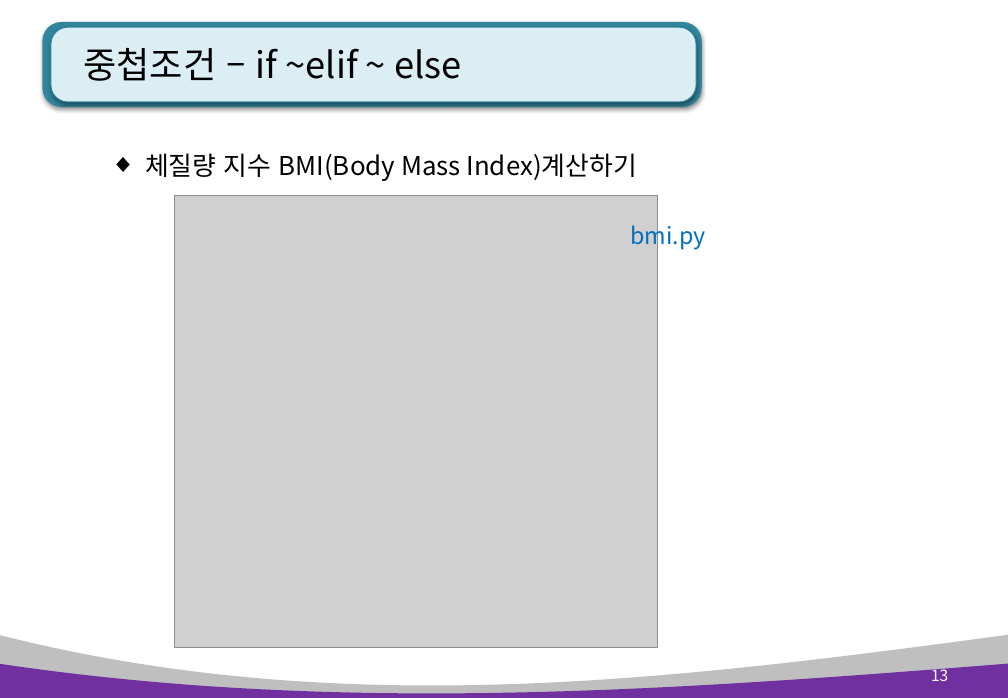
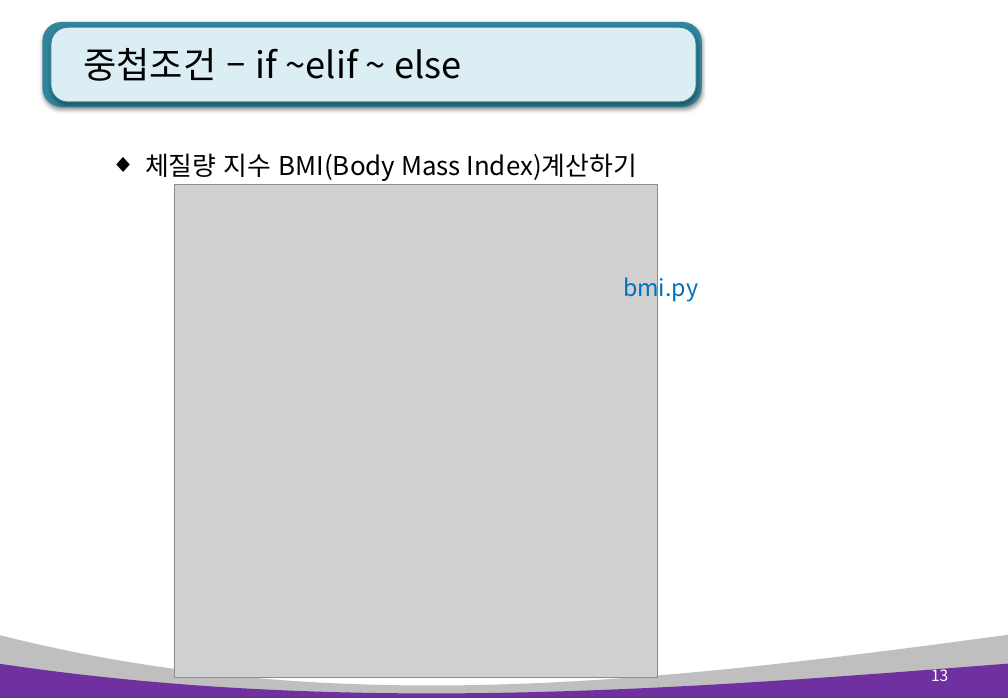
Before and after one commit to kiyongee2/green_project_web, a slide deck: slide 13 of python_ppt/Python 3장. 제어문(조건, 반복).pptx. Drawn at 1008x698 pixels with LibreOffice and Linux fonts; fonts in the diff are those of the drawing; grey boxes stand for pictures. Boxes give left, top, right and bottom in pixels: in the first picture for what was removed or moved away, otherwise in the second. Text is boxed around its words. In the diff, an @@ line names an element or a change of style, - is before the commit and + after.

```diff
--- a/python_ppt/Python 3장. 제어문(조건, 반복).pptx
+++ b/python_ppt/Python 3장. 제어문(조건, 반복).pptx
@@ picture: place and size @@
-picture at <box>174,195,658,648</box>
+picture at <box>174,184,658,678</box>
@@ text "bmi.py": place and size @@
-text "bmi.py" at <box>630,221,705,251</box>
+text "bmi.py" at <box>623,272,698,302</box>
```
Also in this commit, not shown: 7 other files.
